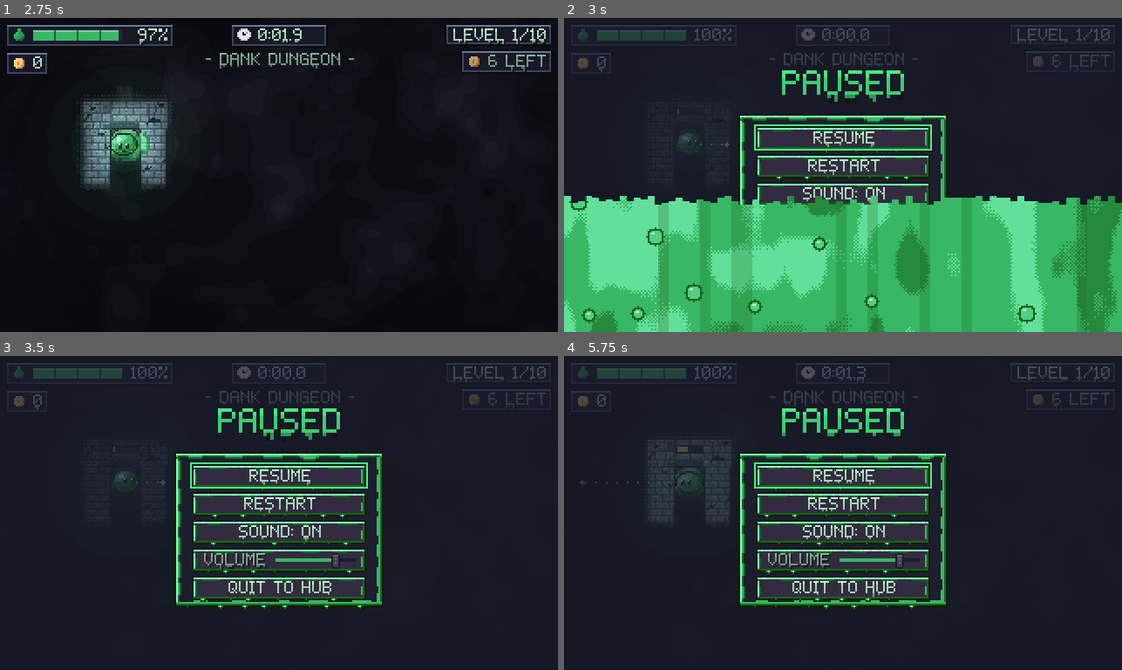
Above: before the commit, frames 1-4 (two rows, left to right).
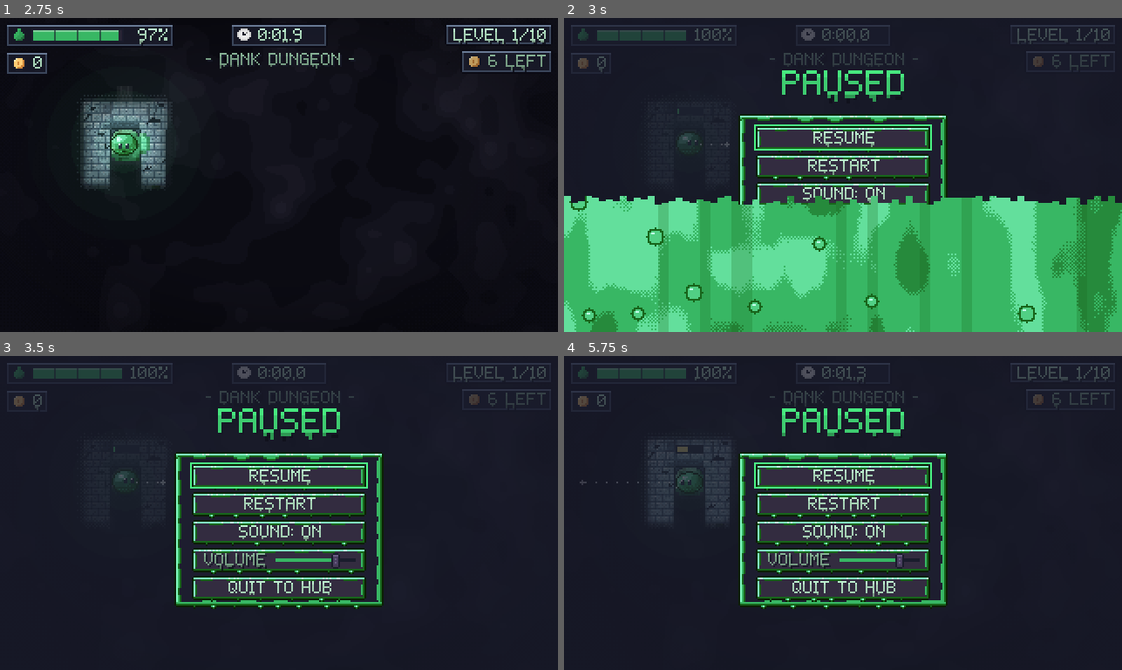
Above: after the commit, the same moments.

Repository: AveryBlue-GD/slime-time
Game: Godot game, scene res://scenes/title.tscn
Same seed, same stepped clock (60 frames per second), same inputs: the game is played once before the commit and once after it.
Inputs (mouse positions are in pixels of both pictures, inside the frame that each line leads up to):
- Up to frame 1 (2.75 s): click "PLAY" at 0.5 s; tap Enter at 1.25 s; move the mouse to (401, 159) at 1.27 s; hold D (move_right) 1.28-2 s; hold Space (jump) 1.28-2 s; click (401, 159) at 1.42 s; drag from (167, 190) to (251, 237) at 2.02 s
- Up to frame 2 (3 s): tap R (restart) at 2.75 s; move the mouse to (898, 105) at 2.77 s; hold D (move_right) from 2.78 s (still down); hold Space (jump) from 2.78 s (still down); tap P at 2.85 s
- Up to frame 3 (3.5 s): keep holding D (move_right); keep holding Space (jump)
- Up to frame 4 (5.75 s): release D (move_right) at 3.5 s; release Space (jump) at 3.5 s; click "RESUME" at 3.5 s; tap R (restart) at 4.25 s; drag from (815, 575) to (675, 465) at 4.27 s; move the mouse to (1010, 560) at 5.02 s; hold A (move_left) from 5.03 s (still down); hold Space (jump) from 5.03 s (still down); tap I at 5.1 s; tap Escape (menu) at 5.65 s

Frame 1 is identical in both runs. In frame 2, 0.9% of the frame differs, in the area x 31-68%, y 31-60%; in frame 3, 1.6%; in frame 4, 1.8%, in the area x 31-69%, y 31-81%.

Commit message:
Randomizer seed on the pause menu and win text, enter a seed to rebuild a maze; phase 3 notes
Co-Authored-By: Claude Sonnet 5.5 <noreply@anthropic.com>

Diff:
--- a/scripts/ui/pause_menu.gd
+++ b/scripts/ui/pause_menu.gd
@@ -1,11 +1,16 @@
 extends CanvasLayer
 
-## In-game pause menu (Esc): resume, restart, sound on/off, volume, quit to the title.
-## Runs while the tree is paused; everything else in the level freezes.
+## In-game pause menu (Esc): resume, restart, sound on/off, volume, quit to the title. In a
+## randomizer maze it also shows the maze's SEED (press it to copy the number or type another
+## one: that maze is rebuilt, the same for anyone with the seed). Runs while the tree is paused;
+## everything else in the level freezes.
 
 var buttons: Array[Button] = []
 var sound_button: Button
 var volume_row: PanelContainer
+var seed_button: Button
+var seed_edit: LineEdit
+var _panel: Panel
 
 
 func _ready() -> void:
@@ -26,7 +31,7 @@
 	title.size = Vector2(320, 20)
 	root.add_child(title)
 
-	UIKit.add_panel(root, Rect2(100, 55, 120, 88))
+	_panel = UIKit.add_panel(root, Rect2(100, 55, 120, 88))
 	var menu := VBoxContainer.new()
 	menu.position = Vector2(110, 62)
 	menu.custom_minimum_size = Vector2(100, 0)
@@ -44,12 +49,31 @@
 	volume_row = UIKit.make_volume_slider(46.0)  # 6 + VOLUME + 6 + slider + 6 = the 100 px button column
 	menu.add_child(volume_row)
 	menu.move_child(volume_row, 3)
+	seed_button = UIKit.make_button("", _edit_seed)
+	seed_button.visible = false
+	menu.add_child(seed_button)
+	seed_edit = LineEdit.new()
+	seed_edit.custom_minimum_size = Vector2(100, 13)
+	seed_edit.max_length = 10
+	seed_edit.placeholder_text = "NEW SEED"
+	seed_edit.add_theme_font_size_override("font_size", 8)
+	seed_edit.material = UIKit.text_material()
+	seed_edit.visible = false
+	seed_edit.text_submitted.connect(_submit_seed)
+	menu.add_child(seed_edit)
 	_refresh_sound()
 	UIKit.add_skin_text(root)
 
 
 func open() -> void:
 	visible = true
+	var game := get_parent()
+	var random: bool = game.has_method("is_random") and game.is_random()
+	seed_button.visible = random
+	seed_edit.visible = false
+	_panel.size.y = 88 + (16 if random else 0)
+	if random:
+		seed_button.text = "SEED %d" % game.random_seed
 	get_tree().paused = true
 	_refresh_sound()
 	buttons[0].grab_focus()
@@ -59,6 +83,40 @@
 func resume() -> void:
 	visible = false
 	get_tree().paused = false
+
+
+## The seed button: swaps to a box holding the seed (selected, so it can be copied) to type over.
+func _edit_seed() -> void:
+	seed_edit.text = str(get_parent().random_seed)
+	seed_button.visible = false
+	seed_edit.visible = true
+	seed_edit.grab_focus()
+	seed_edit.select_all()
+
+
+## A seed typed in: rebuilds that maze (the same one for everybody with that number). Anything
+## that isn't a seed (empty, letters, 0) just closes the box.
+func _submit_seed(text: String) -> void:
+	var value := parse_seed(text)
+	if value == 0:
+		seed_edit.visible = false
+		seed_button.visible = true
+		seed_button.grab_focus()
+		return
+	var progress := get_node_or_null("/root/Progress")
+	if progress:
+		progress.random_seed = value
+	resume()
+	get_tree().reload_current_scene()
+
+
+## A seed number from text: 1 to 2,000,000,000 (what the randomizer picks from), else 0.
+static func parse_seed(text: String) -> int:
+	var clean := text.strip_edges()
+	if clean == "" or not clean.is_valid_int():
+		return 0
+	var value := clean.to_int()
+	return value if value >= 1 and value <= 2_000_000_000 else 0
 
 
 func _restart() -> void:
@@ -87,7 +145,10 @@
 func _unhandled_input(event: InputEvent) -> void:
 	if visible and (event.is_action_pressed("menu") or event.is_action_pressed("ui_cancel")):
 		get_viewport().set_input_as_handled()
-		resume()
+		if seed_edit.visible:  # Esc first closes the seed box
+			_submit_seed("")
+		else:
+			resume()
 
 
 func _sfx(sound_name: String) -> void:
--- /dev/null
+++ b/tests/test_seed.gd
@@ -0,0 +1,104 @@
+extends SceneTree
+
+## Seed codes for randomizer mazes: the pause menu shows a maze's seed (not in story levels), a
+## seed typed in rebuilds exactly that maze (the same one for anyone), bad input is ignored, and the
+## win text names the seed. Throwaway save.
+## Run: ./tools/godot.sh --path . --headless --fixed-fps 60 --quit-after 30000 -s res://tests/test_seed.gd
+
+const MAIN := preload("res://scenes/main.tscn")
+const TEST_SAVE := "user://test_save.cfg"
+
+var failures := 0
+var progress: Node
+
+
+func _initialize() -> void:
+	await process_frame
+	progress = root.get_node("Progress")
+	progress.save_path = TEST_SAVE
+	progress.saving_enabled = false
+	progress.hard_mode = false
+	progress.dev_tools = false
+
+	var pause_script: GDScript = load("res://scripts/ui/pause_menu.gd")
+	_check(pause_script.parse_seed("12345") == 12345 and pause_script.parse_seed(" 7 ") == 7 and pause_script.parse_seed("2000000000") == 2000000000,
+		"seeds are plain numbers (spaces ignored)")
+	_check(pause_script.parse_seed("") == 0 and pause_script.parse_seed("abc") == 0 and pause_script.parse_seed("0") == 0 and pause_script.parse_seed("-4") == 0
+		and pause_script.parse_seed("2000000001") == 0 and pause_script.parse_seed("1.5") == 0, "empty, letters, zero, negative and too-big seeds are refused")
+
+	# --- A story level shows no seed
+	progress.mode = progress.MODE_STORY
+	progress.current_level = 1
+	var story: Node2D = MAIN.instantiate()
+	story.level = 1
+	root.add_child(story)
+	await physics_frame
+	story.pause_menu.open()
+	_check(not story.pause_menu.seed_button.visible and story.pause_menu.buttons.size() == 4, "story levels: the pause menu has no seed")
+	story.pause_menu.resume()
+	story.free()
+
+	# --- A random maze shows its seed; typing another rebuilds that maze
+	progress.start_random()
+	progress.random_seed = 424242
+	var game: Node2D = MAIN.instantiate()
+	root.add_child(game)
+	current_scene = game
+	await physics_frame
+	var walls_a: Dictionary = game.maze.duplicate(true)
+	game.pause_menu.open()
+	_check(game.pause_menu.seed_button.visible and game.pause_menu.seed_button.text == "SEED 424242", "a random maze's pause menu shows SEED 424242")
+	game.pause_menu._edit_seed()
+	_check(game.pause_menu.seed_edit.visible and game.pause_menu.seed_edit.text == "424242", "pressing it opens the box with the seed in it (to copy or type over)")
+	game.pause_menu._submit_seed("nonsense")
+	_check(not game.pause_menu.seed_edit.visible and paused and progress.random_seed == 424242, "a bad entry just closes the box")
+	game.pause_menu._edit_seed()
+	game.pause_menu._submit_seed("9001")
+	await _frames(4)
+	var next: Node2D = current_scene
+	_check(next != game and next.is_random() and next.random_seed == 9001 and progress.random_seed == 9001 and not paused, "typing 9001 reloads the randomizer on seed 9001")
+	var again := MAIN.instantiate()
+	progress.random_seed = 9001
+	root.add_child(again)
+	await physics_frame
+	_check(_same_maze(next.maze, again.maze), "the same seed builds the same maze")
+	var other := MAIN.instantiate()
+	progress.random_seed = 424242
+	root.add_child(other)
+	await physics_frame
+	_check(_same_maze(other.maze, walls_a) and not _same_maze(other.maze, again.maze), "...and the first maze comes back with its own seed")
+	other.free()
+	again.free()
+
+	# --- The win text names it
+	progress.random_seed = 5150
+	current_scene = null
+	var win: Node2D = MAIN.instantiate()
+	root.add_child(win)
+	current_scene = win
+	await physics_frame
+	win.slime.position = win.chalice.position
+	await _frames(10)
+	_check("SEED 5150" in win.hud.message.text, "winning a randomizer maze shows its seed (%s)" % win.hud.message.text.replace("\n", " / "))
+	current_scene = null
+	await _frames(150)
+	win.free()
+	next.free()
+	progress.mode = progress.MODE_STORY
+	print("RESULT: %s" % ("PASS" if failures == 0 else "FAIL (%d)" % failures))
+	quit(1 if failures else 0)
+
+
+func _same_maze(a: Dictionary, b: Dictionary) -> bool:
+	return a.cells == b.cells and a.start == b.start and a.goal == b.goal and a.goal_steps == b.goal_steps and str(a) == str(b)
+
+
+func _frames(count: int) -> void:
+	for i in count:
+		await physics_frame
+
+
+func _check(ok: bool, label: String) -> void:
+	print(("  ok   " if ok else "  FAIL ") + label)
+	if not ok:
+		failures += 1
Not shown, added: tests/test_seed.gd.uid
Not shown, changed: docs/handoff.md
